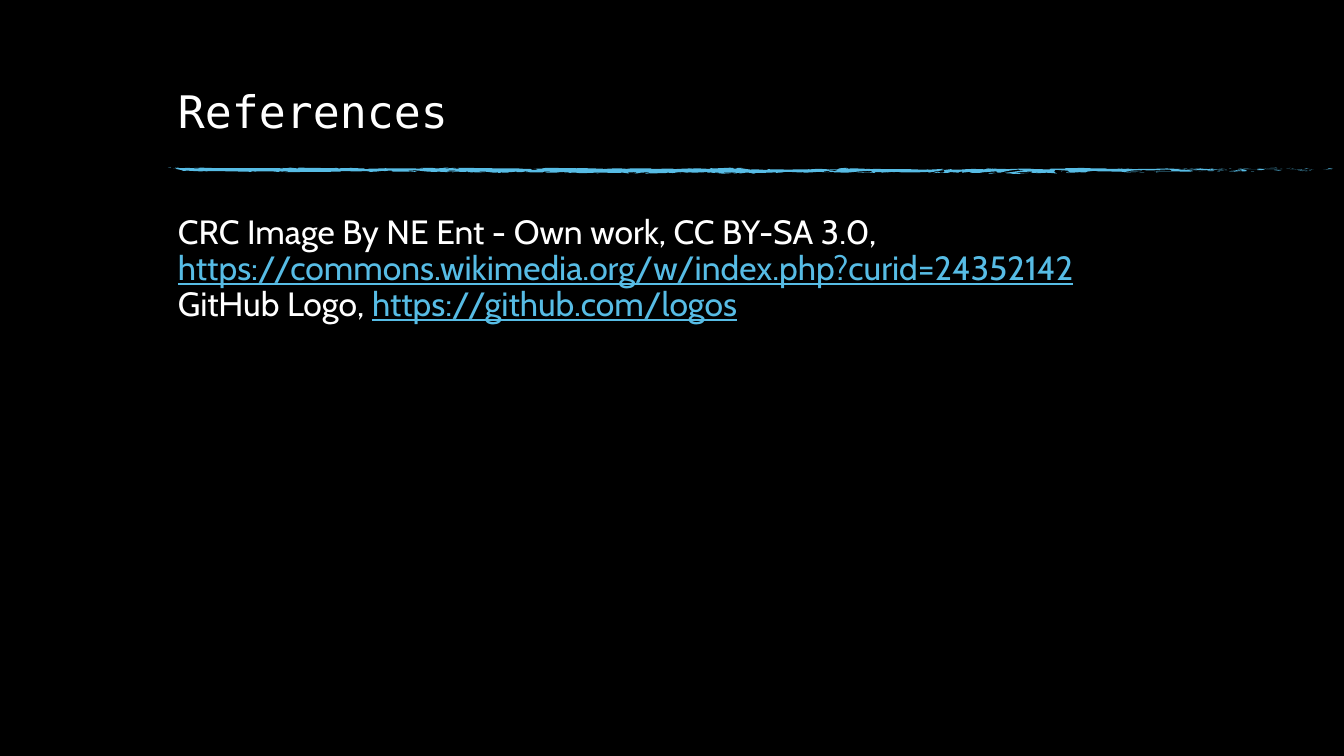
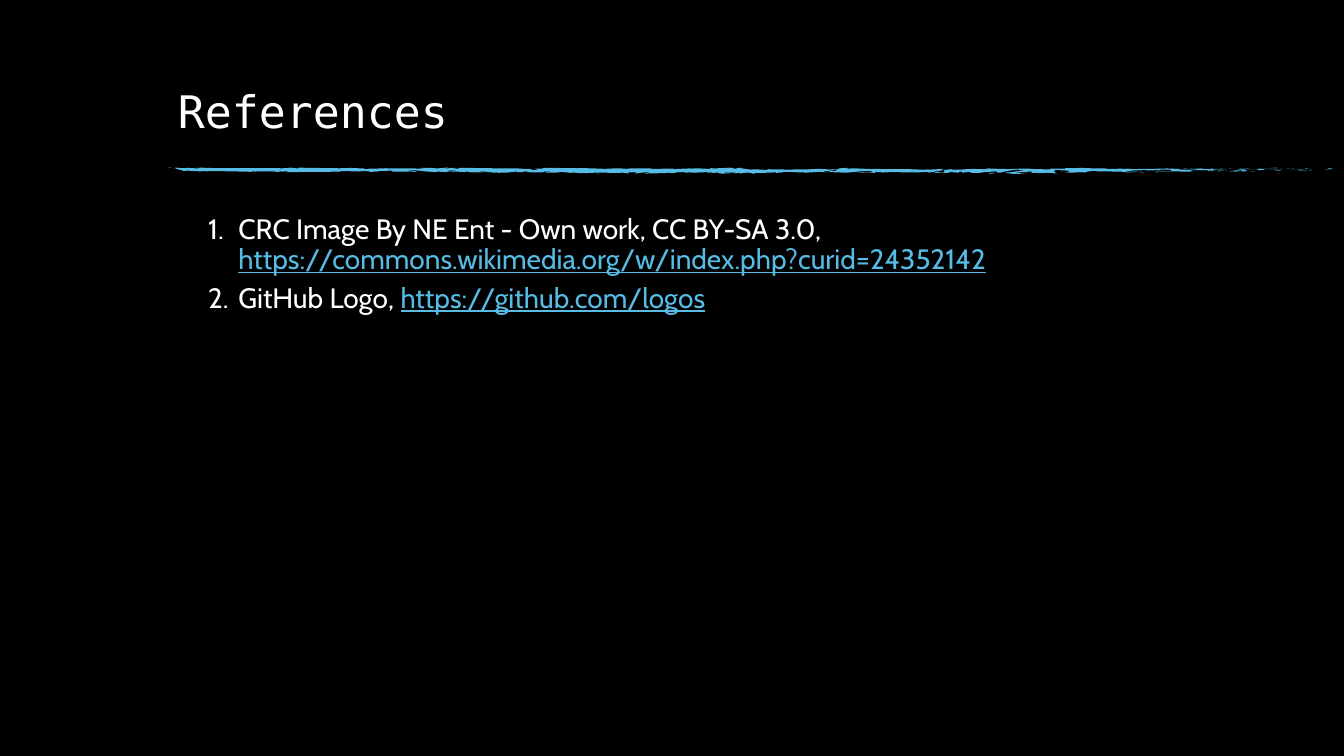
Before and after one commit to Society-of-Flight-Test-Engineers/handbook-2013, a slide deck: slide 17 of tutorials/2020-10-22-Symposium/porting-the-handbook.pptx. Drawn at 1344x756 pixels with LibreOffice and Linux fonts; fonts in the diff are those of the drawing; background and template pictures are left out. Boxes give left, top, right and bottom in pixels: in the first picture for what was removed or moved away, otherwise in the second. Text is boxed around its words. In the diff, an @@ line names an element or a change of style, - is before the commit and + after.

Commit message:
Adds reference numbering

```diff
--- a/tutorials/2020-10-22-Symposium/porting-the-handbook.pptx
+++ b/tutorials/2020-10-22-Symposium/porting-the-handbook.pptx
@@ text at (238,218,985,314): text changed; size 24 to 20 pt @@
-CRC Image By NE Ent - Own work, CC BY-SA 3.0, https://commons.wikimedia.org/w/index.php?curid=24352142 GitHub Logo, https://github.com/logos
+  1. CRC Image By NE Ent - Own work, CC BY-SA 3.0, https://commons.wikimedia.org/w/index.php?curid=24352142
+  2. GitHub Logo, https://github.com/logos
```
Also in this commit, not shown: 2 other files.
